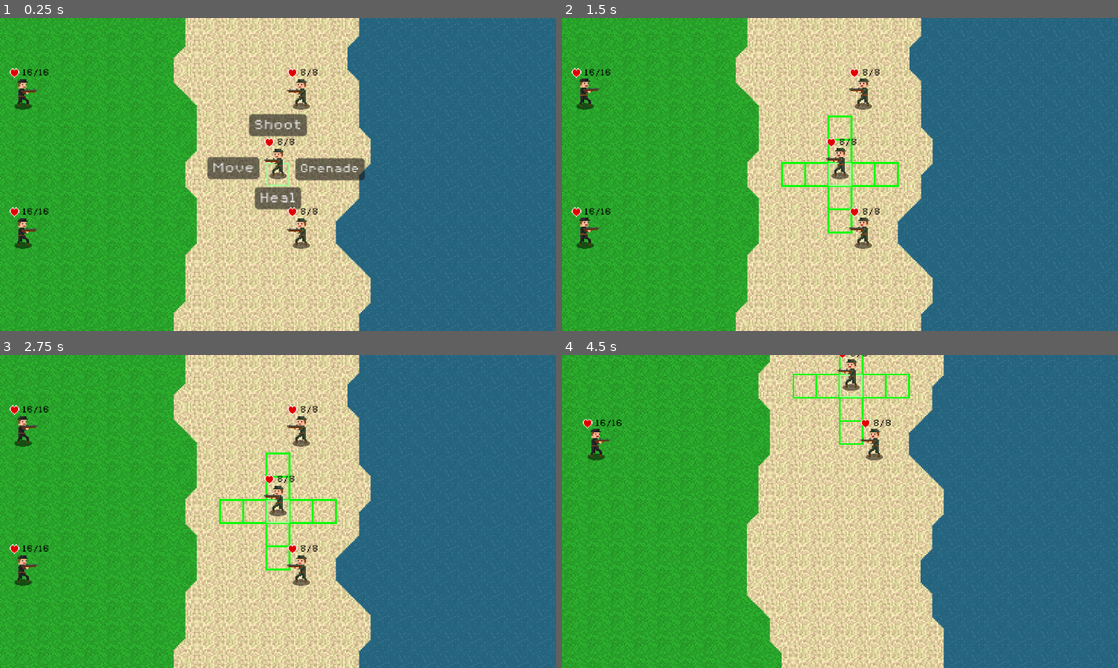
Above: before the commit, frames 1-4 (two rows, left to right).
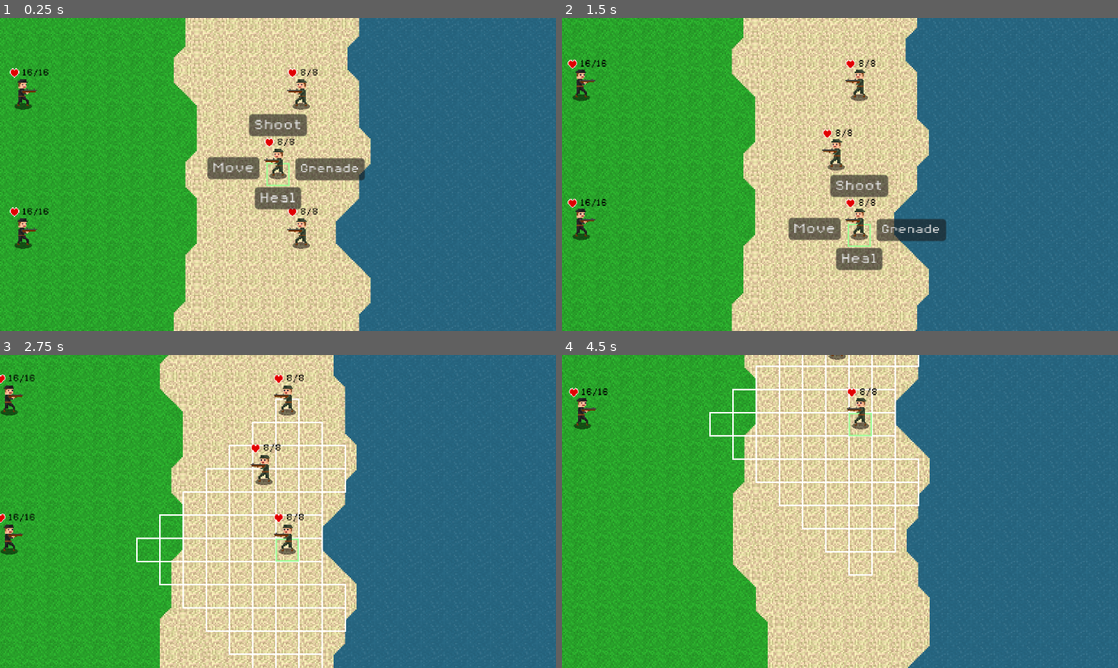
Above: after the commit, the same moments.

Repository: JLi69/thaddaysim
Game: Godot game, scene res://scenes/Main.tscn
Two runs of this game, one before a commit and one after it. Both use one fixed random seed, a clock stepped at 60 frames per second and the inputs below.
Inputs (mouse positions are in pixels of both pictures, inside the frame that each line leads up to):
- Up to frame 1 (0.25 s): no input
- Up to frame 2 (1.5 s): click "Shoot" at 0.5 s; click (840, 199) at 1.25 s, where only the run before the commit has a clickable "Heal"
- Up to frame 3 (2.75 s): click (244, 549) at 2 s, where only the run after the commit has a clickable "Move"
- Up to frame 4 (4.5 s): move the mouse to (962, 495) at 2.77 s; hold S (camera_down) 2.78-3.53 s; move the mouse to (728, 527) at 3.52 s; tap A (camera_left) at 3.6 s; move the mouse to (895, 442) at 4.27 s; hold Middle mouse button (camera_move) from 4.28 s (still down)

The runs differ from the first frame. In frame 1, less than 0.1% of the frame differs, in the area x 51-54%, y 60-62%; in frame 2, 21%; in frame 3, 25%, in the area x 0-67%, y 0-100%; in frame 4, 23%.

Commit message:
soldiers can now shoot each other

Diff:
--- a/scenes/AlliedSoldier.tscn
+++ b/scenes/AlliedSoldier.tscn
@@ -142,6 +142,7 @@
 texture = ExtResource("3_ojkwm")
 
 [node name="Buttons" type="Node2D" parent="."]
+z_index = 1
 script = ExtResource("4_wx0ji")
 
 [node name="Move" type="Button" parent="Buttons"]
@@ -200,4 +201,5 @@
 metadata/_edit_use_anchors_ = true
 
 [connection signal="pressed" from="Buttons/Move" to="Buttons" method="_on_move_pressed"]
+[connection signal="pressed" from="Buttons/Shoot" to="Buttons" method="_on_shoot_pressed"]
 [connection signal="pressed" from="Buttons/Heal" to="Buttons" method="_on_heal_pressed"]
--- a/scenes/AxisSoldier.tscn
+++ b/scenes/AxisSoldier.tscn
@@ -1,8 +1,9 @@
-[gd_scene load_steps=23 format=3 uid="uid://cndr272gpptp8"]
+[gd_scene load_steps=24 format=3 uid="uid://cndr272gpptp8"]
 
 [ext_resource type="Texture2D" uid="uid://b4cnnpdivfsmu" path="res://art/axis_soldier.png" id="1_05sra"]
 [ext_resource type="Script" path="res://scripts/axis_soldier.gd" id="2_057vq"]
 [ext_resource type="Texture2D" uid="uid://dtl8xc6daks87" path="res://art/shadow.png" id="2_geepr"]
+[ext_resource type="PackedScene" uid="uid://yxiohtrg0qwm" path="res://scenes/EffectParticles.tscn" id="3_onph2"]
 [ext_resource type="Script" path="res://scripts/axis_soldier_buttons.gd" id="4_ledci"]
 [ext_resource type="FontFile" uid="uid://b83lr4reqbm0y" path="res://fonts/8BitOperator/8bitOperatorPlus8-Regular.ttf" id="5_if13f"]
 [ext_resource type="Texture2D" uid="uid://gtmsubhl8mbc" path="res://art/heart.png" id="6_dp8f4"]
@@ -126,11 +127,13 @@
 }]
 
 [node name="AxisSoldier" type="AnimatedSprite2D"]
+z_index = 1
 scale = Vector2(0.8, 0.8)
 sprite_frames = SubResource("SpriteFrames_e1l1g")
 autoplay = "default"
 script = ExtResource("2_057vq")
 walking_speed = 32.0
+effect_particles = ExtResource("3_onph2")
 
 [node name="Shadow" type="Sprite2D" parent="."]
 z_index = -1
@@ -194,4 +197,5 @@
 metadata/_edit_use_anchors_ = true
 
 [connection signal="pressed" from="Buttons/Move" to="Buttons" method="_on_move_pressed"]
+[connection signal="pressed" from="Buttons/Shoot" to="Buttons" method="_on_shoot_pressed"]
 [connection signal="pressed" from="Buttons/Landmine" to="Buttons" method="_on_landmine_pressed"]
--- a/scenes/Main.tscn
+++ b/scenes/Main.tscn
@@ -8,14 +8,18 @@
 [ext_resource type="PackedScene" uid="uid://bawr4pjkldab3" path="res://scenes/LandmineOutline.tscn" id="3_nf2ko"]
 [ext_resource type="PackedScene" uid="uid://b5k52x06b8fwj" path="res://scenes/HealOutline.tscn" id="4_355jv"]
 [ext_resource type="Texture2D" uid="uid://sv8vm6pk0834" path="res://art/green_outline.png" id="4_wmuwv"]
+[ext_resource type="PackedScene" uid="uid://d3kuajw250twv" path="res://scenes/ShootOutline.tscn" id="5_dmu70"]
 [ext_resource type="PackedScene" uid="uid://cndr272gpptp8" path="res://scenes/AxisSoldier.tscn" id="7_jrkdo"]
 [ext_resource type="AudioStream" uid="uid://cp4lr38tswe3q" path="res://sfx/heal.wav" id="10_11msm"]
+[ext_resource type="AudioStream" uid="uid://cm26klfmaxmtt" path="res://sfx/shoot.wav" id="12_fx1kf"]
+[ext_resource type="AudioStream" uid="uid://cqi5edjincovv" path="res://sfx/grunt.wav" id="13_o6fos"]
 
 [node name="Main" type="Node2D"]
 script = ExtResource("1_vm824")
 white_outline = ExtResource("2_qhejk")
 landmine_outline = ExtResource("3_nf2ko")
 heal_outline = ExtResource("4_355jv")
+shoot_outline = ExtResource("5_dmu70")
 
 [node name="Map" parent="." instance=ExtResource("1_p4d56")]
 
@@ -53,3 +57,10 @@
 
 [node name="Heal" type="AudioStreamPlayer" parent="Sfx"]
 stream = ExtResource("10_11msm")
+
+[node name="Shoot" type="AudioStreamPlayer" parent="Sfx"]
+stream = ExtResource("12_fx1kf")
+
+[node name="Grunt" type="AudioStreamPlayer" parent="Sfx"]
+stream = ExtResource("13_o6fos")
+volume_db = 6.5
--- /dev/null
+++ b/scenes/ShootOutline.tscn
@@ -0,0 +1,19 @@
+[gd_scene load_steps=3 format=3 uid="uid://d3kuajw250twv"]
+
+[ext_resource type="Texture2D" uid="uid://dlod7t6vit8ie" path="res://art/white_outline.png" id="1_ct3sm"]
+[ext_resource type="Script" path="res://scripts/shoot_outline.gd" id="2_jhs43"]
+
+[node name="WhiteOutline" type="Sprite2D"]
+modulate = Color(1, 0, 0, 1)
+scale = Vector2(1.063, 1.063)
+texture = ExtResource("1_ct3sm")
+script = ExtResource("2_jhs43")
+
+[node name="Button" type="Button" parent="."]
+modulate = Color(1, 1, 1, 0)
+offset_left = -8.0
+offset_top = -8.0
+offset_right = 8.0
+offset_bottom = 8.0
+
+[connection signal="pressed" from="Button" to="." method="_on_button_pressed"]
--- a/scripts/allied_soldier.gd
+++ b/scripts/allied_soldier.gd
@@ -16,11 +16,22 @@
 @export var hp: int = 8
 @export var max_hp: int = 8
 
+func damage():
+	var particles = effect_particles.instantiate()
+	particles.modulate = Color.RED
+	particles.position = position
+	$/root/Main.add_child(particles)
+	$/root/Main/Sfx/Grunt.play()
+	hp -= 1
+	if hp <= 0:
+		queue_free()
+
 func heal():
 	if hp < max_hp:
 		var particles = effect_particles.instantiate()
 		particles.modulate = Color.LIME_GREEN
-		add_child(particles)
+		particles.position = position
+		$/root/Main.add_child(particles)
 		$/root/Main/Sfx/Heal.play()
 	hp += 1
 	hp = min(max_hp, hp)
@@ -198,8 +209,23 @@
 	for x in range(-2, 2 + 1):
 		if x == 0:
 			continue
-		possible.push_back(p + Vector2i(x, 0))
-		possible.push_back(p + Vector2i(0, x))
+		if can_move_xy(p.x, p.y, x, 0):
+			possible.push_back(p + Vector2i(x, 0))
+		if can_move_xy(p.x, p.y, 0, x):
+			possible.push_back(p + Vector2i(0, x))
+
+	return possible
+
+func get_possible_shoot() -> Array[Vector2i]:
+	var possible: Array[Vector2i] = []
+	var p = get_tile_pos()
+	for x in range(-3, 3 + 1):
+		if x == 0:
+			continue
+		if can_move_xy(p.x, p.y, x, 0) or can_move_xy(p.x, p.y, x - sign(x), 0):
+			possible.push_back(p + Vector2i(x, 0))
+		if can_move_xy(p.x, p.y, 0, x) or can_move_xy(p.x, p.y, 0, x - sign(x)):
+			possible.push_back(p + Vector2i(0, x))
 
 	return possible
 
--- a/scripts/allied_soldier_buttons.gd
+++ b/scripts/allied_soldier_buttons.gd
@@ -7,3 +7,7 @@
 func _on_heal_pressed() -> void:
 	get_parent().action = "heal"
 	hide()
+
+func _on_shoot_pressed() -> void:
+	get_parent().action = "shoot"
+	hide()
--- a/scripts/axis_soldier.gd
+++ b/scripts/axis_soldier.gd
@@ -1,6 +1,7 @@
 extends AnimatedSprite2D
 
 @export var walking_speed: float = 0.0
+@export var effect_particles: PackedScene
 
 var startx: int = 0
 var starty: int = 0
@@ -13,6 +14,16 @@
 
 @export var hp: int = 16
 @export var max_hp: int = 16
+
+func damage():
+	var particles = effect_particles.instantiate()
+	particles.modulate = Color.RED
+	particles.position = position
+	$/root/Main.add_child(particles)
+	$/root/Main/Sfx/Grunt.play()
+	hp -= 1
+	if hp <= 0:
+		queue_free()
 
 func get_tile_pos() -> Vector2i:
 	var px = int(floor(position.x / tilesz))
@@ -89,6 +100,20 @@
 
 	return possible
 
+func get_possible_shoot():
+	var possible: Array[Vector2i] = []
+	var p = get_tile_pos()
+	# Axis soldiers have a slightly larger range for shooting
+	for x in range(-4, 4 + 1):
+		if x == 0:
+			continue
+		if can_move(p.x, p.y, x, 0) or can_move(p.x, p.y, x - sign(x), 0):
+			possible.push_back(p + Vector2i(x, 0))
+		if can_move(p.x, p.y, 0, x) or can_move(p.x, p.y, 0, x - sign(x)):
+			possible.push_back(p + Vector2i(0, x))
+
+	return possible
+
 func _ready() -> void:
 	var fsize = sprite_frames.get_frame_texture("default", 0).get_size()
 	size = fsize
--- a/scripts/axis_soldier_buttons.gd
+++ b/scripts/axis_soldier_buttons.gd
@@ -7,3 +7,7 @@
 func _on_landmine_pressed() -> void:
 	get_parent().action = "landmine"
 	hide()
+
+func _on_shoot_pressed() -> void:
+	get_parent().action = "shoot"
+	hide()
--- a/scripts/main.gd
+++ b/scripts/main.gd
@@ -3,6 +3,7 @@
 @export var white_outline: PackedScene
 @export var landmine_outline: PackedScene
 @export var heal_outline: PackedScene
+@export var shoot_outline: PackedScene
 
 @onready var tilesz: int = $Map/Tiles.tile_set.tile_size.x;
 var soldiers = []
@@ -30,6 +31,13 @@
 		$Camera2D.position = get_node(soldiers[0]).position
 		$Camera2D.position.y += get_node(soldiers[0]).size.y / 8.0 * 3.0
 
+func add_outline(scene: PackedScene, p: Vector2i):
+	var outline = scene.instantiate()
+	outline.tilex = p.x
+	outline.tiley = p.y
+	outline.position = convert_tile_to_world(p)
+	$Outlines.add_child(outline)
+
 func generate_outlines():
 	if len(soldiers) == 0:
 		return
@@ -46,30 +54,25 @@
 	if $Outlines.get_child_count() > 0:
 		return
 
-	if soldier.action == "move":
-		var possible = soldier.get_possible_moves()
-		for p in possible:
-			var outline = white_outline.instantiate()
-			outline.tilex = p.x
-			outline.tiley = p.y
-			outline.position = convert_tile_to_world(p)
-			$Outlines.add_child(outline)
-	elif soldier.action == "landmine":
-		var possible = soldier.get_possible_landmines()
-		for p in possible:
-			var outline = landmine_outline.instantiate()
-			outline.tilex = p.x
-			outline.tiley = p.y
-			outline.position = convert_tile_to_world(p)
-			$Outlines.add_child(outline)
-	elif soldier.action == "heal":
-		var possible = soldier.get_possible_heal()
-		for p in possible:
-			var outline = heal_outline.instantiate()
-			outline.tilex = p.x
-			outline.tiley = p.y
-			outline.position = convert_tile_to_world(p)
-			$Outlines.add_child(outline)
+	match soldier.action:
+		"move":
+			var possible = soldier.get_possible_moves()
+			for p in possible:
+				add_outline(white_outline, p)
+		"landmine":
+			var possible = soldier.get_possible_landmines()
+			for p in possible:
+				add_outline(landmine_outline, p)
+		"heal":
+			var possible = soldier.get_possible_heal()
+			for p in possible:
+				add_outline(heal_outline, p)
+		"shoot":
+			var possible = soldier.get_possible_shoot()
+			for p in possible:
+				add_outline(shoot_outline, p)
+		_:
+			pass
 
 func _process(_delta: float) -> void:
 	generate_outlines()
@@ -86,8 +89,9 @@
 		current_turn += 1
 		current_turn %= len(node_paths)
 		add_soldiers_to_queue(get_node(node_paths[current_turn]), node_paths[current_turn])
-		var world_pos = get_node(soldiers[0]).get_world_pos()
-		$Camera2D.start_zooming(world_pos.x, world_pos.y)
+		if len(soldiers) > 0:
+			var world_pos = get_node(soldiers[0]).get_world_pos()
+			$Camera2D.start_zooming(world_pos.x, world_pos.y)
 
 	if len(soldiers) == 0:
 		$GreenOutline.hide()
--- /dev/null
+++ b/scripts/shoot_outline.gd
@@ -0,0 +1,41 @@
+extends Sprite2D
+
+var tilex: int = 0
+var tiley: int = 0
+
+func _on_button_pressed() -> void:
+	print("selected: ", tilex, ", ", tiley)
+
+	var obstacles: TileMapLayer = $/root/Main/Map/Obstacles
+	if obstacles.get_cell_tile_data(Vector2i(tilex, tiley)) != null and obstacles.get_cell_atlas_coords(Vector2i(tilex, tiley)) == Vector2i(2, 0):
+		obstacles.set_cell(Vector2i(tilex, tiley), 0, Vector2i(1, 0), 0)
+	elif obstacles.get_cell_tile_data(Vector2i(tilex, tiley)) != null and obstacles.get_cell_atlas_coords(Vector2i(tilex, tiley)) == Vector2i(1, 0):
+		obstacles.set_cell(Vector2i(tilex, tiley), -1, Vector2i(0, 0), 0)
+
+	$/root/Main.soldiers.remove_at(0)
+
+	$/root/Main/Sfx/Shoot.play()
+
+	$/root/Main/Camera2D.zooming_in = false
+
+	var soldier_node_path = $/root/Main.current_soldier
+	var soldier = $/root/Main.get_node(soldier_node_path)
+	soldier.get_node("Buttons").hide()
+	soldier.action = ""
+
+	for child in $/root/Main/AlliedSoldiers.get_children():
+		if child.get_tile_pos().x == tilex and child.get_tile_pos().y == tiley:
+			child.damage()
+
+	for child in $/root/Main/AxisSoldiers.get_children():
+		if child.get_tile_pos().x == tilex and child.get_tile_pos().y == tiley:
+			child.damage()
+
+	if len($/root/Main.soldiers) > 0:
+		var world_pos = $/root/Main.get_node($/root/Main.soldiers[0]).get_world_pos()
+		$/root/Main/Camera2D.start_zooming(world_pos.x, world_pos.y)
+
+	var outlines = $/root/Main/Outlines
+	for n in outlines.get_children():
+		outlines.remove_child(n)
+		n.queue_free()
Not shown, changed: credits.txt
Not shown: 1 places in scenes/Main.tscn that only renumber resources
Not shown, added: sfx/grunt.wav.import
Not shown, added: sfx/shoot.wav.import
Not shown, added: sfx/grunt.wav
Not shown, added: sfx/shoot.wav
